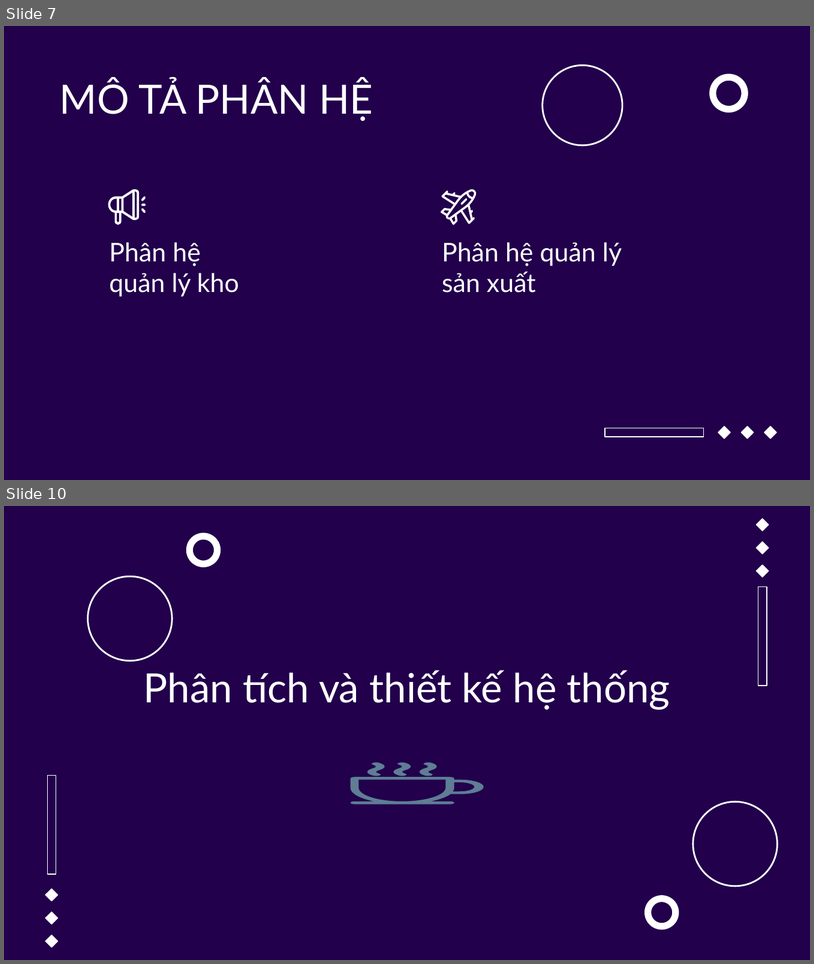
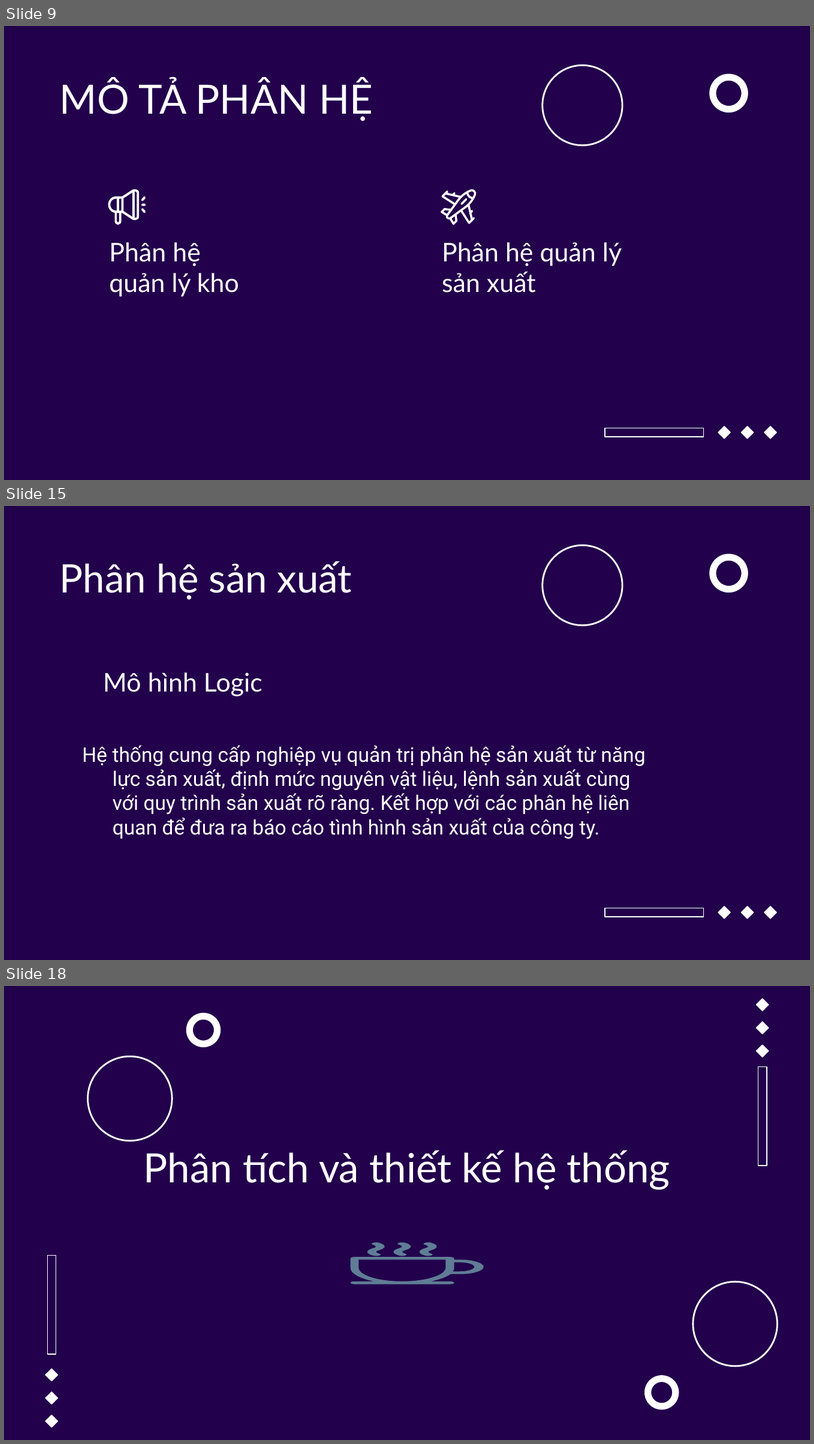
Before and after one commit to manhph81/ERP, a slide deck: 9_ERP.pptx. Shown one above the other, each under a label of ours: slides 7 and 10 before the commit, slides 9, 15 and 18 after it; the slides between them are not shown. The pictures are 814x964 and 814x1444 pixels, drawn with LibreOffice and Linux fonts; fonts in the diff are those of the drawing; background and template pictures are left out. Boxes give left, top, right and bottom in pixels: in the first picture for what was removed or moved away, otherwise in the second. Text is boxed around its words. In the diff, an @@ line names an element or a change of style, - is before the commit and + after.

```diff
--- a/9_ERP.pptx
+++ b/9_ERP.pptx
@@ slide 15 added at [4, 506, 810, 960], background #22004C; not listed: 6 template elements that a slide beside it also shows @@
@@ title added at [60, 561, 352, 600], 35 pt, text #FFFFFF @@
+Phân hệ sản xuất
@@ subtitle added at [103, 672, 263, 696], 23 pt, text #FFFFFF @@
+Mô hình Logic
@@ subtitle added at [82, 745, 645, 838], 18 pt, text #FFFFFF @@
+Hệ thống cung cấp nghiệp vụ quản trị phân hệ sản xuất từ năng lực sản xuất, định mức nguyên vật liệu, lệnh sản xuất cùng với quy trình sản xuất rõ ràng. Kết hợp với các phân hệ liên quan để đưa ra báo cáo tình hình sản xuất của công ty.
@@ what was slide 7 is now slide 9 @@
@@ what was slide 10 is now slide 18 @@
```
Also in this commit, not shown: 4 slides changed, 18 other slides added, 3 slides removed, 1 other file.
